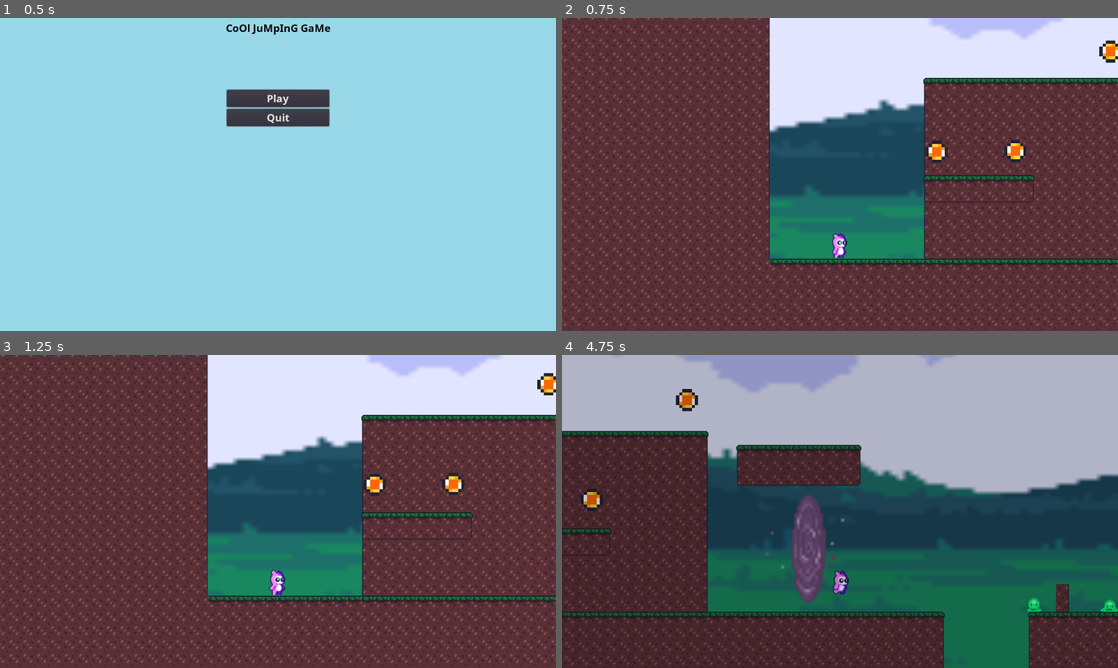
Above: before the commit, frames 1-4 (two rows, left to right).
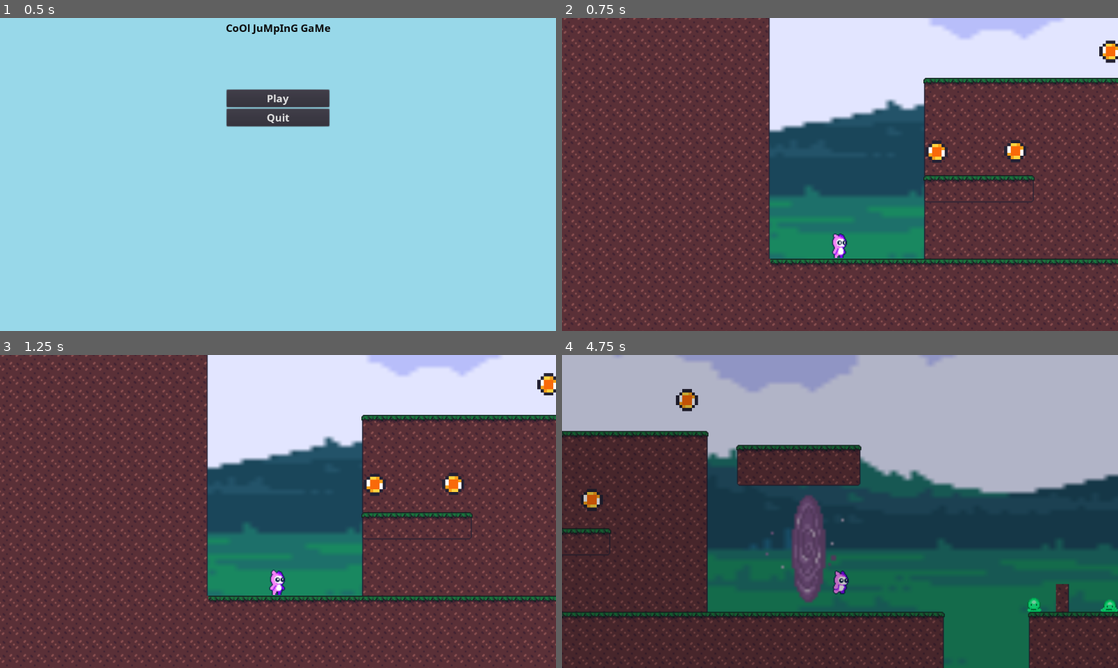
Above: after the commit, the same moments.

Repository: Mertric/2D-Video-game
Game: Godot game, scene res://Screen/MainScreen.tscn
The game is run twice, just before and just after one commit, with the same random seed, the same clock (stepped at 60 frames per second) and the same inputs.
Inputs:
- Up to frame 1 (0.5 s): no input
- Up to frame 2 (0.75 s): click "Play" at 0.5 s
- Up to frame 3 (1.25 s): no input
- Up to frame 4 (4.75 s): tap Enter at 1.25 s; hold D (right) 1.28-2.78 s; tap Space (jump) at 1.52, 2.27, 3.77, 4.52 s; hold A (left) 2.78-3.53 s; hold D (right) from 3.53 s (still down)

Frame 1 is identical in both runs. In frame 2, 0.4% of the frame differs, in the area x 38-64%, y 25-37%; in frame 3, 0.4%; in frame 4, 0.7%, in the area x 26-99%, y 29-46%.

Commit message:
extended the FallCollision node throughout the rest of the level

Diff:
--- a/2D Platformer/src/Levels/Level.tscn
+++ b/2D Platformer/src/Levels/Level.tscn
@@ -319,6 +319,9 @@
 
 [node name="ParallaxBackground" parent="." instance=ExtResource( 9 )]
 
+[node name="Sprite" parent="ParallaxBackground/Hills" index="0"]
+position = Vector2( 0, 96 )
+
 [node name="Monster" parent="." instance=ExtResource( 1 )]
 position = Vector2( 1008, 848 )
 
@@ -346,8 +349,10 @@
 anims/bounce = SubResource( 24 )
 
 [node name="FallCollision" parent="." instance=ExtResource( 8 )]
-position = Vector2( 910.599, 1056.9 )
-scale = Vector2( 50, 5 )
+position = Vector2( 3728, 1016 )
+scale = Vector2( 300, 5 )
+
+[editable path="ParallaxBackground"]
 
 [editable path="Objective"]
 
